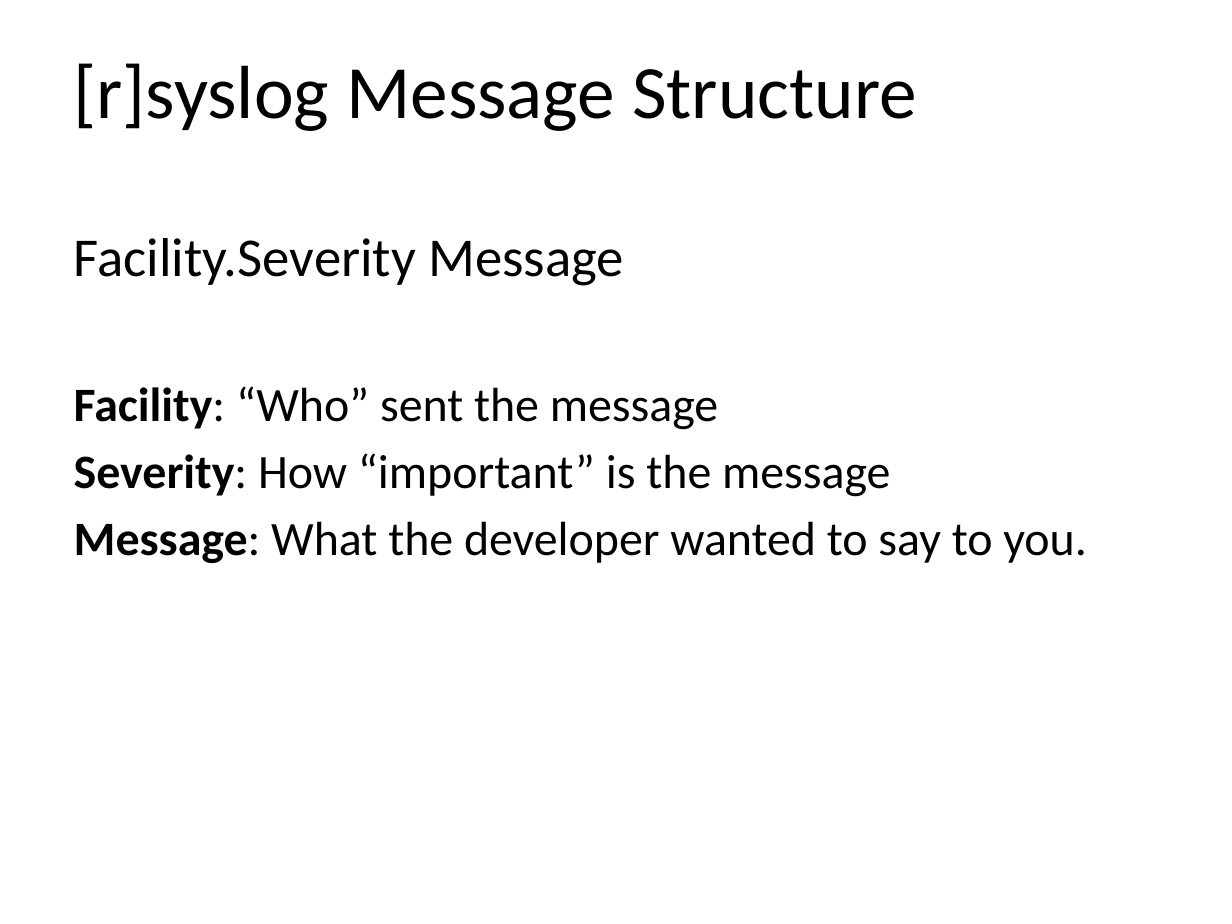
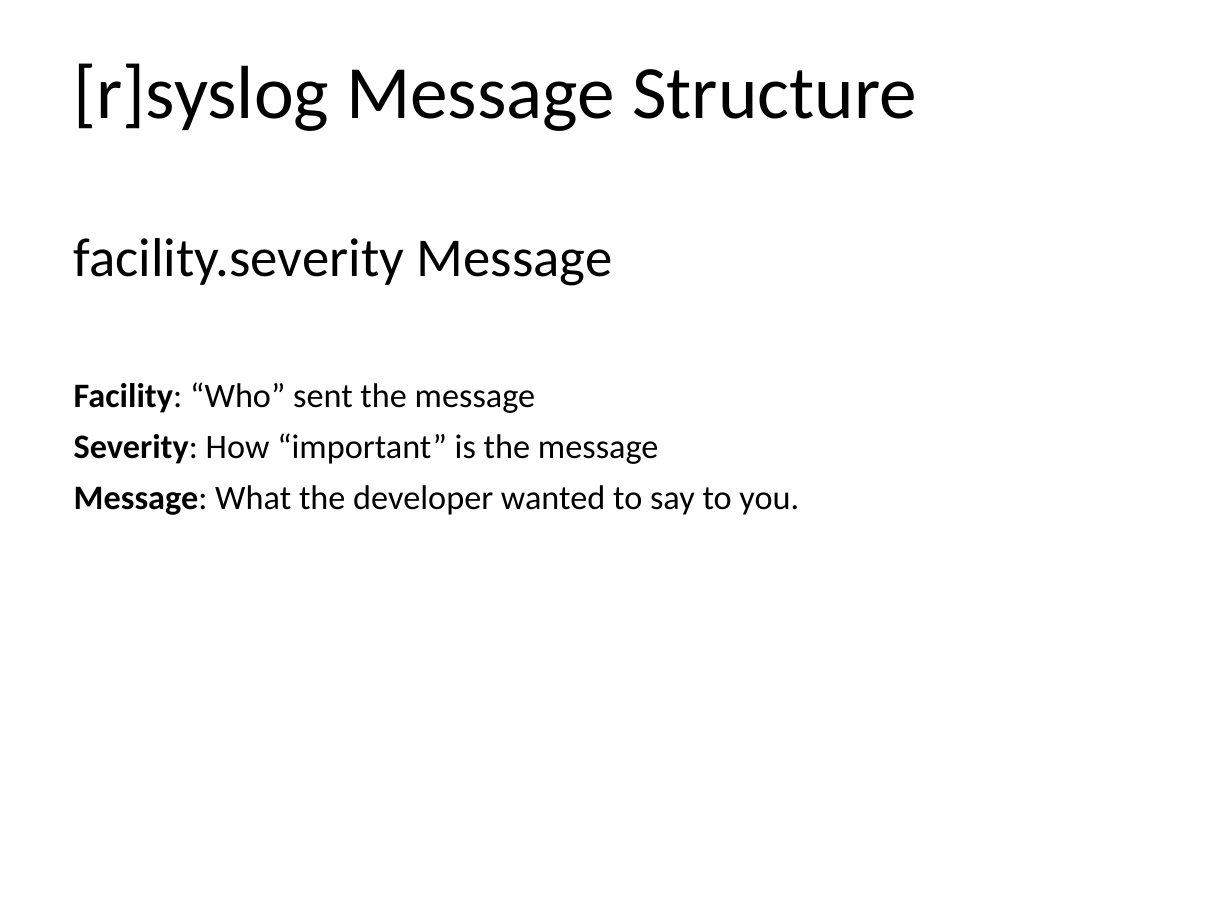
Before and after one commit to profjamesmohawk/LinAdmin, a slide deck: slide 9 of Logging/Lecture.pptx (slide 7 before the commit). Drawn at 1232x924 pixels with LibreOffice and Linux fonts; fonts in the diff are those of the drawing; background and template pictures are left out. Boxes give left, top, right and bottom in pixels: in the first picture for what was removed or moved away, otherwise in the second. Text is boxed around its words. In the diff, an @@ line names an element or a change of style, - is before the commit and + after.

```diff
--- a/Logging/Lecture.pptx
+++ b/Logging/Lecture.pptx
@@ text at [74, 238, 613, 286]: text changed @@
-Facility.Severity Message
+facility.severity Message
@@ text at [74, 382, 799, 515]: size 28 to 20 pt in "Facility: “Who” sent the message", "Severity: How “important” is the message", "Message: What the developer wanted to say ..." @@
```
Also in this commit, not shown: 4 other slides changed, 2 slides added, 4 other files.
